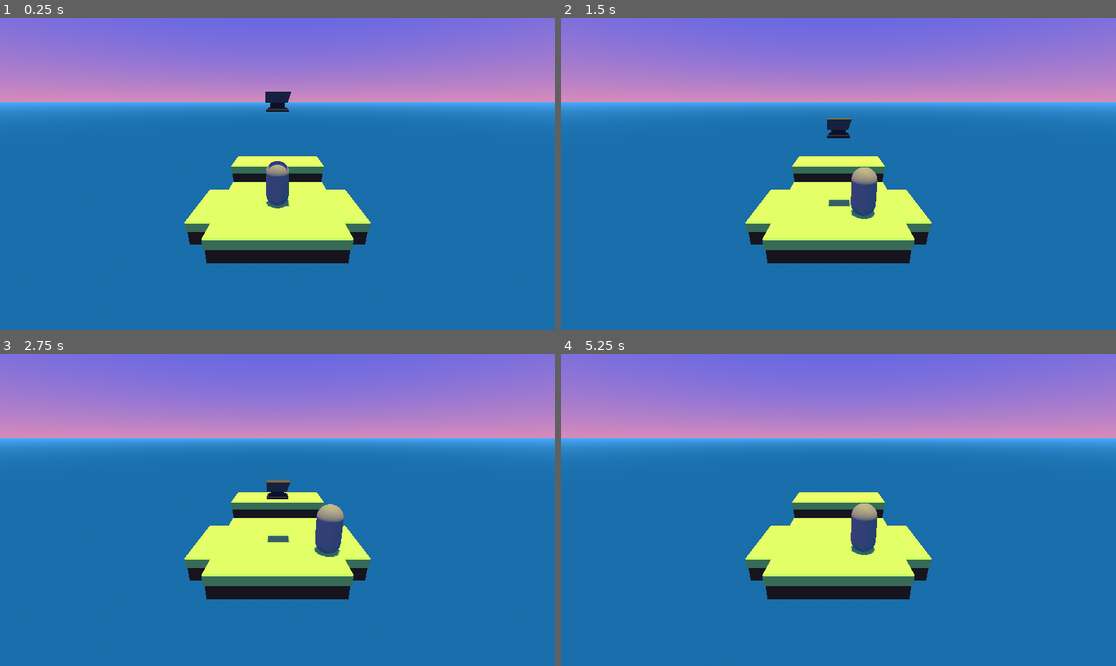
Above: before the commit, frames 1-4 (two rows, left to right).
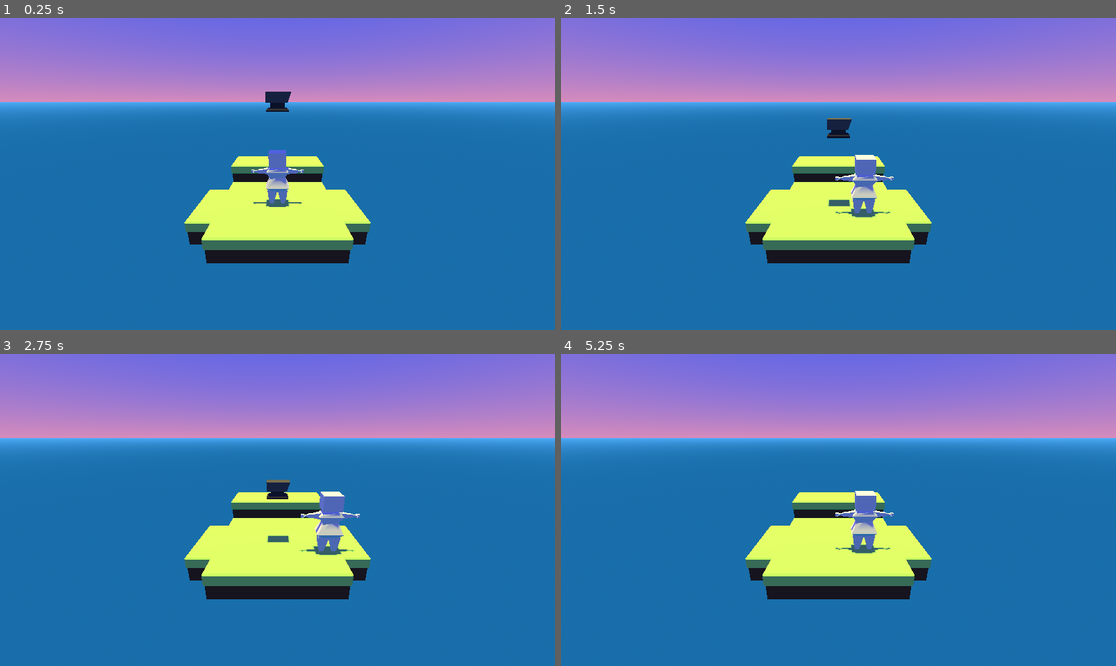
Above: after the commit, the same moments.

Repository: shamotte/rpg-death-jam
Game: Godot game, scene res://scenes/main_scene.tscn
Two runs of this game, one before a commit and one after it. Both use one fixed random seed, a clock stepped at 60 frames per second and the inputs below.
Inputs:
- Up to frame 1 (0.25 s): no input
- Up to frame 2 (1.5 s): tap Enter at 0.5 s; hold Right (move_right) 0.53-1.28 s; tap Space at 0.77, 1.25 s; hold Down (move_down) from 1.28 s (still down)
- Up to frame 3 (2.75 s): tap Space at 1.52 s; tap Enter at 2 s; release Down (move_down) at 2.03 s; hold Right (move_right) from 2.03 s (still down)
- Up to frame 4 (5.25 s): release Right (move_right) at 2.78 s; hold Up (move_up) 2.78-3.53 s; tap Space at 3.02, 3.5, 3.77, 4.52, 5 s; hold Left (move_left) 3.53-5.03 s; tap Enter at 4.25 s; hold Down (move_down) from 5.03 s (still down)

The runs differ from the first frame. In frame 1, 0.8% of the frame differs, in the area x 45-55%, y 42-62%; in frame 2, 1.0%; in frame 3, 1.0%, in the area x 53-65%, y 44-66%; in frame 4, 1.0%.

Commit message:
human_test

Diff:
--- a/objects/player/player.tscn
+++ b/objects/player/player.tscn
@@ -1,7 +1,8 @@
-[gd_scene load_steps=4 format=3 uid="uid://cxo04kudaw137"]
+[gd_scene load_steps=5 format=3 uid="uid://cxo04kudaw137"]
 
 [ext_resource type="Script" path="res://objects/player/player.gd" id="1_82gfj"]
 [ext_resource type="PackedScene" uid="uid://dtcat5osfxowp" path="res://components/comp_parent_lerp.tscn" id="2_0k7af"]
+[ext_resource type="PackedScene" uid="uid://dakpv7tdk6j2p" path="res://objects/player/human_test.glb" id="2_3ipr6"]
 
 [sub_resource type="CapsuleMesh" id="CapsuleMesh_g4dq6"]
 
@@ -12,8 +13,12 @@
 
 [node name="MeshInstance3D" type="MeshInstance3D" parent="Visual"]
 transform = Transform3D(1, 0, 0, 0, 1, 0, 0, 0, 1, 0, 1, 0)
+visible = false
 mesh = SubResource("CapsuleMesh_g4dq6")
 skeleton = NodePath("../..")
 
+[node name="human_test" parent="Visual" instance=ExtResource("2_3ipr6")]
+transform = Transform3D(0.5, 0, 0, 0, 0.5, 0, 0, 0, 0.5, 0, 1.07285, 0)
+
 [node name="CompParentLerp" parent="Visual" instance=ExtResource("2_0k7af")]
 lerp_speed = 0.15
Binary file added: objects/player/human_test.glb
Not shown, added: objects/player/human_test.glb.import
